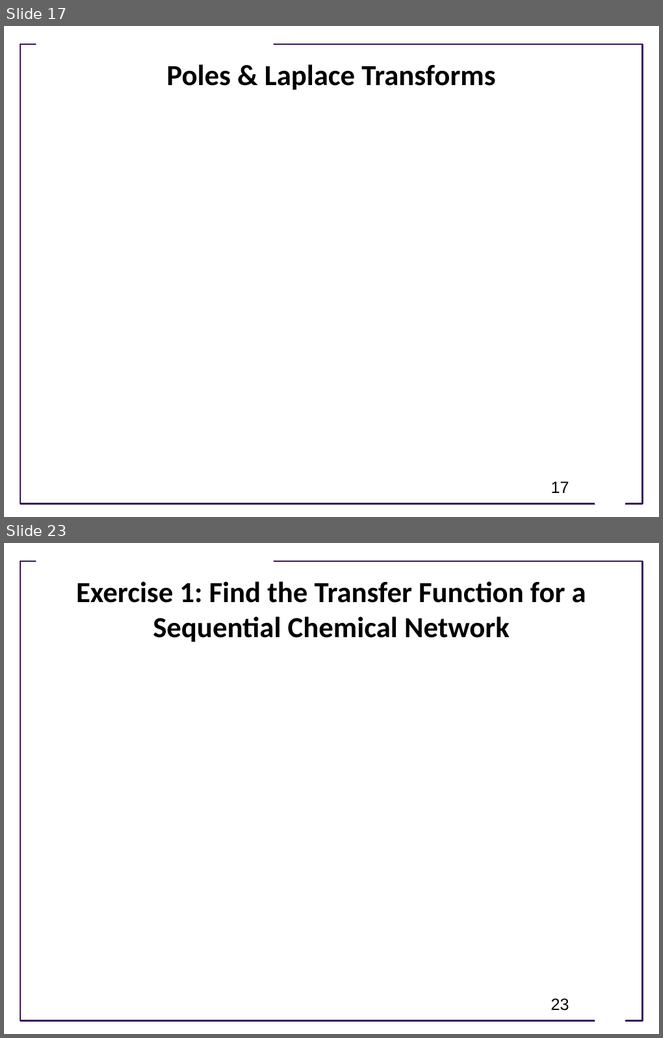
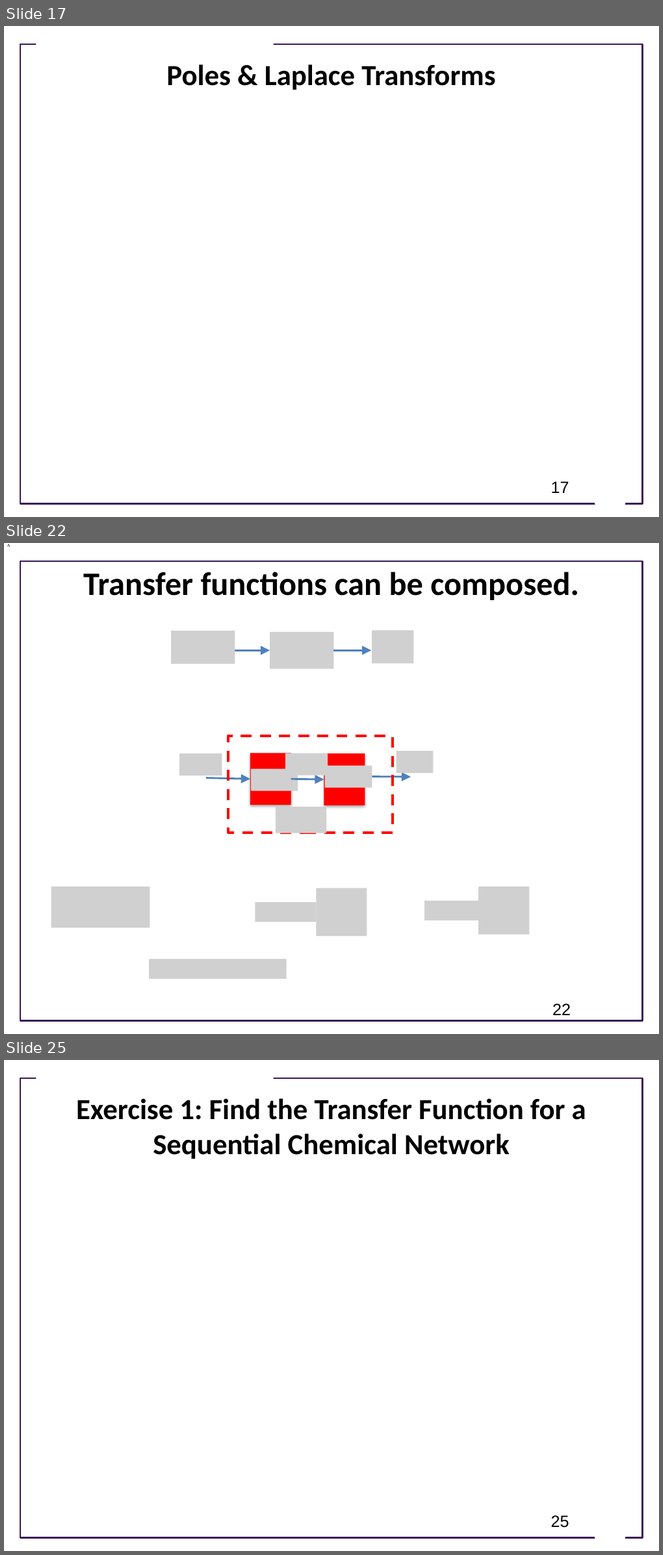
Before and after one commit to joseph-hellerstein/advanced-controls-lectures, a slide deck: lectures/lecture_09-linear_time_invariant_systems/linear_time_invariant_systems.pptx. Shown one above the other, each under a label of ours: slides 17 and 23 before the commit, slides 17, 22 and 25 after it; the slides between them are not shown. The pictures are 663x1038 and 663x1555 pixels, drawn with LibreOffice and Linux fonts; fonts in the diff are those of the drawing; grey boxes stand for pictures; background and template pictures are left out. Boxes give left, top, right and bottom in pixels: in the first picture for what was removed or moved away, otherwise in the second. Text is boxed around its words. In the diff, an @@ line names an element or a change of style, - is before the commit and + after.

```diff
--- a/lectures/lecture_09-linear_time_invariant_systems/linear_time_invariant_systems.pptx
+++ b/lectures/lecture_09-linear_time_invariant_systems/linear_time_invariant_systems.pptx
@@ slide 22 added at (4, 543, 659, 1034), background #FFFFFF; not listed: 1 template element that a slide beside it also shows @@
@@ title added at (83, 572, 579, 600), 36 pt, text #000000, bold @@
+Transfer functions can be composed.
@@ group added at (171, 630, 414, 670): 3 pictures, 2 arrows @@
@@ group added at (180, 736, 433, 834): 4 pictures, 3 rectangles, 3 arrows @@
@@ picture added at (285, 754, 328, 776) @@
@@ picture added at (276, 807, 326, 834) @@
@@ picture added at (51, 887, 150, 928) @@
@@ picture added at (317, 888, 367, 936) @@
@@ picture added at (478, 887, 529, 935) @@
@@ picture added at (255, 902, 316, 923) @@
@@ picture added at (425, 901, 479, 921) @@
@@ picture added at (149, 959, 286, 979) @@
@@ page number added at (553, 1004, 571, 1016), 18 pt, text #000000 @@
+22
@@ what was slide 23 is now slide 25 @@
@@ page number at (551, 1516, 570, 1528): text changed @@
-23
+25
```
Also in this commit, not shown: 10 slides changed, 1 other slide added, 1 other file.
